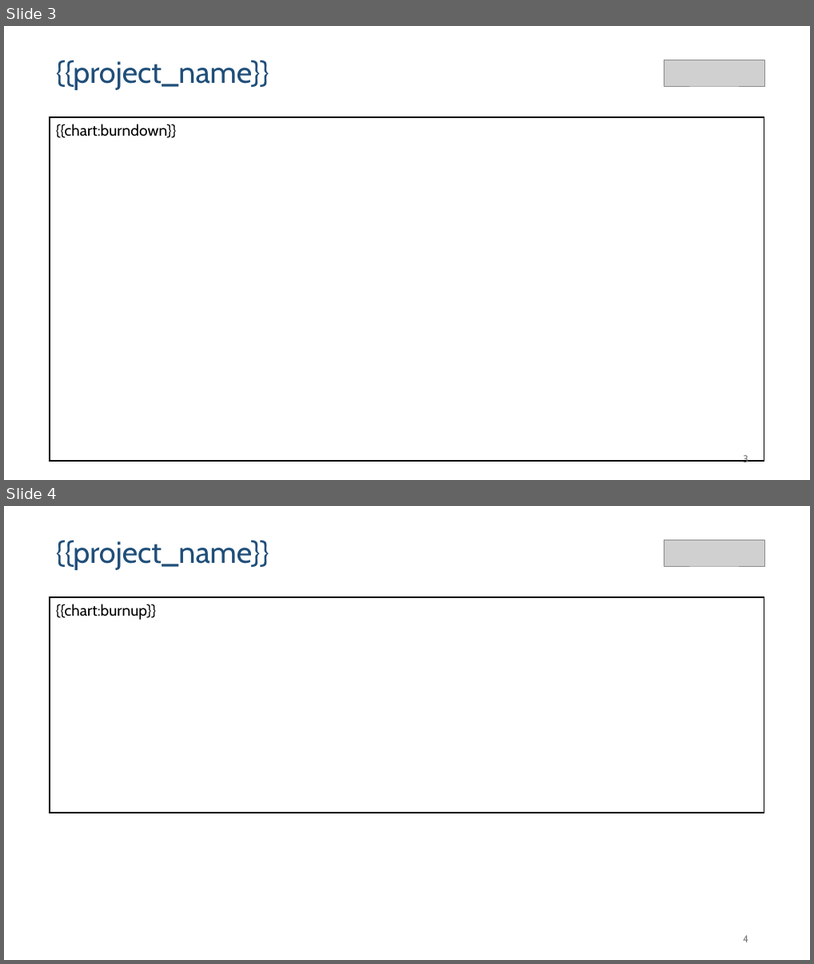
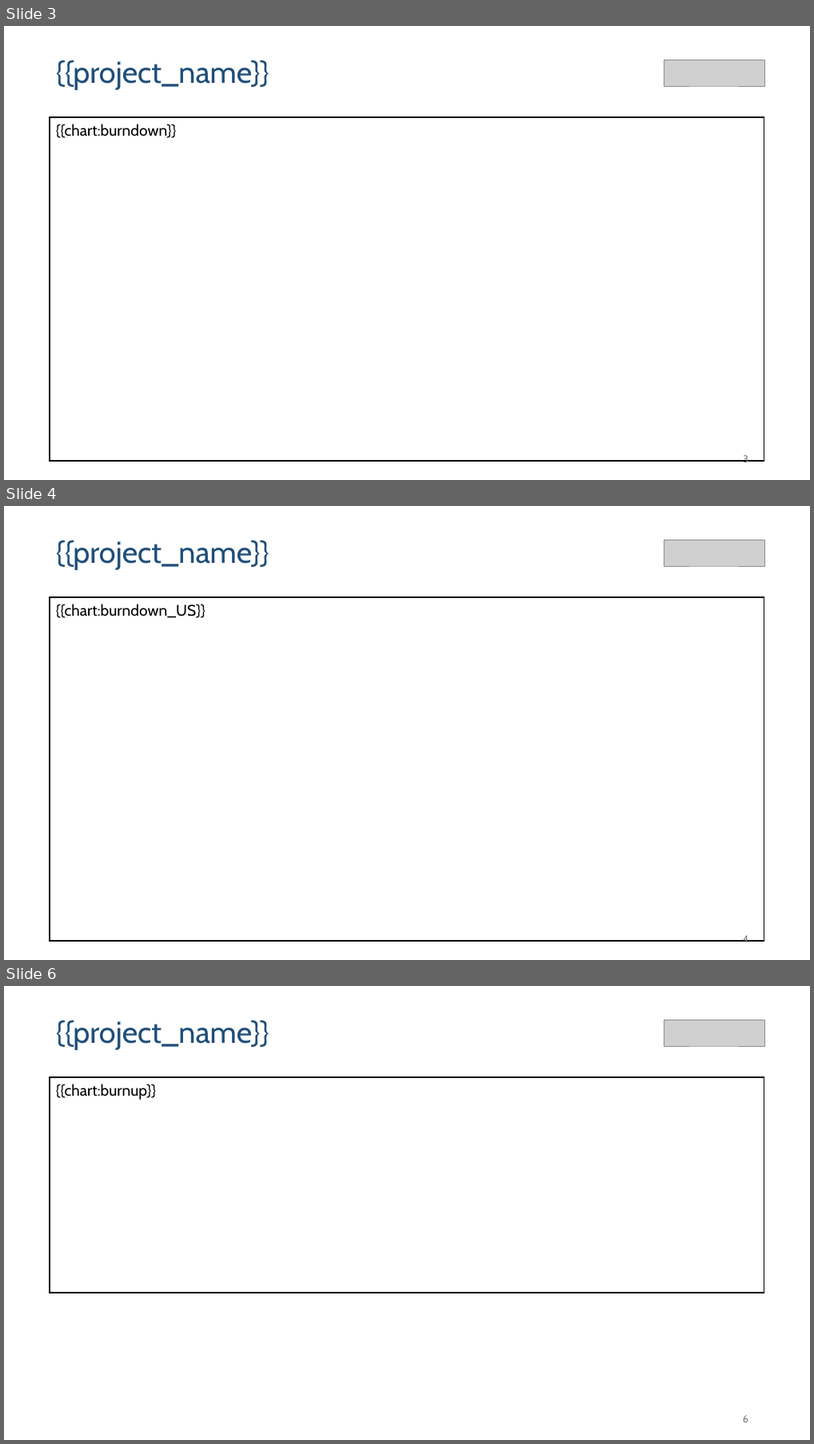
Before and after one commit to gbrieux/coach-jira, a slide deck: skills/jira-report/scaffold/template.pptx. Shown one above the other, each under a label of ours: slides 3 and 4 before the commit, slides 3, 4 and 6 after it; the slides between them are not shown. The pictures are 814x964 and 814x1444 pixels, drawn with LibreOffice and Linux fonts; fonts in the diff are those of the drawing; grey boxes stand for pictures. Boxes give left, top, right and bottom in pixels: in the first picture for what was removed or moved away, otherwise in the second. Text is boxed around its words. In the diff, an @@ line names an element or a change of style, - is before the commit and + after.

```diff
--- a/skills/jira-report/scaffold/template.pptx
+++ b/skills/jira-report/scaffold/template.pptx
@@ slide 4 added at [4,506,810,960], background #FFFFFF @@
@@ text added at [56,540,270,570], 36 pt, text #1F4E79 @@
+{{project_name}}
@@ picture added at [664,540,765,567] @@
@@ rectangle added at [50,597,765,940], fill #FFFFFF, outline #000000 1.5 pt, 18.3 pt, text #000000 @@
+{{chart:burndown_US}}
@@ page number added at [743,935,749,942], 12 pt, text #797979 @@
+4
@@ what was slide 4 is now slide 6 @@
@@ page number at [743,1415,749,1422]: text changed @@
-4
+6
```
Also in this commit, not shown: 7 other slides added, 1 other file.
